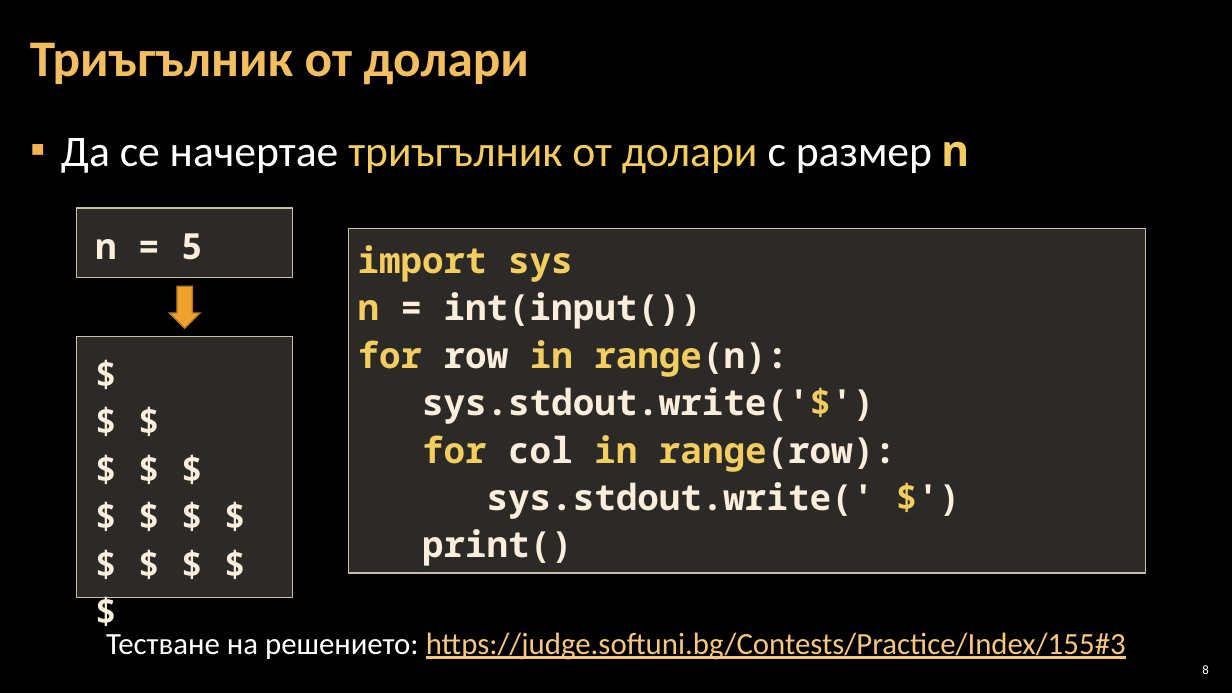
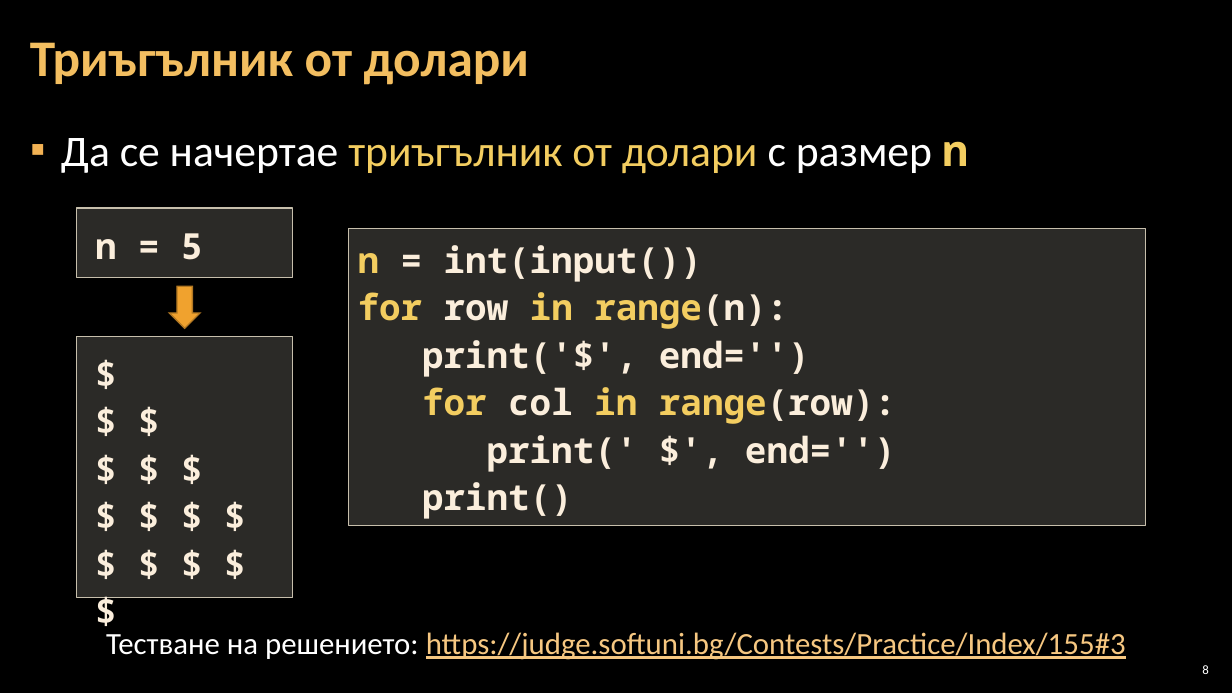
Before and after one commit to Software-University/Python-Basics, a slide deck: slide 8 of Python/6. Drawing-with-Loops/6. Drawing-with-Loops.pptx. Drawn at 1232x693 pixels with LibreOffice and Linux fonts; fonts in the diff are those of the drawing; background and template pictures are left out. Boxes give left, top, right and bottom in pixels: in the first picture for what was removed or moved away, otherwise in the second. Text is boxed around its words. In the diff, an @@ line names an element or a change of style, - is before the commit and + after.

```diff
--- a/Python/6. Drawing-with-Loops/6. Drawing-with-Loops.pptx
+++ b/Python/6. Drawing-with-Loops/6. Drawing-with-Loops.pptx
@@ rectangle "n = int(input())": place and size @@
-rectangle "n = int(input())" at [348,228,1146,573]
+rectangle "n = int(input())" at [348,228,1146,525]
@@ text in rectangle at [358,245,573,282]: paragraph removed @@
-import sys
@@ text in rectangle at [422,340,810,377]: text changed @@
-sys.stdout.write('$')
+print('$', end='')
@@ text in rectangle at [487,435,896,472]: text changed @@
-sys.stdout.write(' $')
+print(' $', end='')
```
Also in this commit, not shown: 11 other slides changed, 12 other files.
